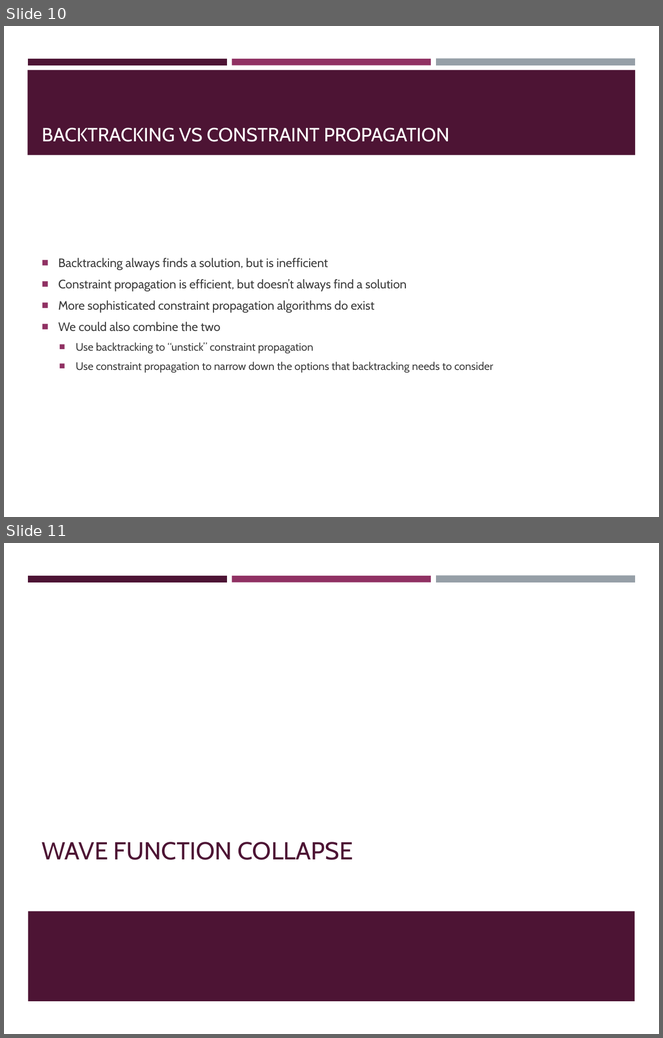
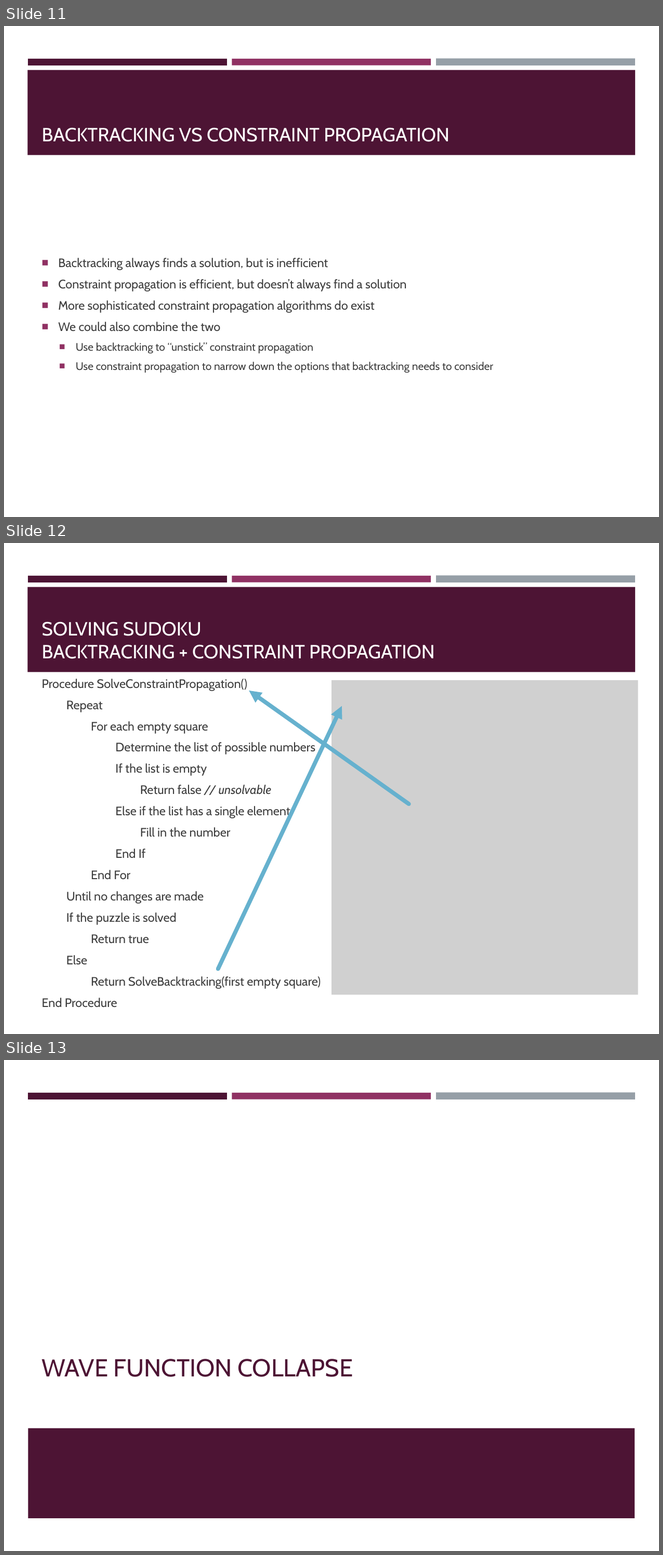
Before and after one commit to Falmouth-Games-Academy/m-course-materials, a slide deck: COMP702/09/2019-20-COMP702-09-lecture-materials.pptx. Shown one above the other, each under a label of ours: slides 10 and 11 before the commit, slides 11, 12 and 13 after it. The pictures are 663x1038 and 663x1555 pixels, drawn with LibreOffice and Linux fonts; fonts in the diff are those of the drawing; grey boxes stand for pictures. Boxes give left, top, right and bottom in pixels: in the first picture for what was removed or moved away, otherwise in the second. Text is boxed around its words. In the diff, an @@ line names an element or a change of style, - is before the commit and + after.

```diff
--- a/COMP702/09/2019-20-COMP702-09-lecture-materials.pptx
+++ b/COMP702/09/2019-20-COMP702-09-lecture-materials.pptx
@@ slide 12 added at [4, 543, 659, 1034], background #FFFFFF; not listed: 4 template elements that a slide beside it also shows @@
@@ title added at [42, 622, 435, 659], 21 pt, text #FFFFFF @@
+SOLVING SUDOKU
+BACKTRACKING + CONSTRAINT PROPAGATION
@@ text added at [42, 679, 321, 1007], 13.5 pt, text #3D3D3D @@
+Procedure SolveConstraintPropagation()
+Repeat
+For each empty square
+Determine the list of possible numbers
+If the list is empty
+Return false // unsolvable
+Else if the list has a single element
+Fill in the number
+End If
+End For
+Until no changes are made
+If the puzzle is solved
+Return true
+Else
+Return SolveBacktracking(first empty square)
+End Procedure
@@ picture added at [332, 681, 638, 995] @@
@@ arrow added from (409, 805) to (249, 691), #66B1CE 4.5 pt @@
@@ arrow added from (218, 969) to (342, 706), #66B1CE 4.5 pt @@
@@ what was slide 10 is now slide 11 @@
@@ what was slide 11 is now slide 13 @@
```
Also in this commit, not shown: 1 other slide added, 2 other files.
